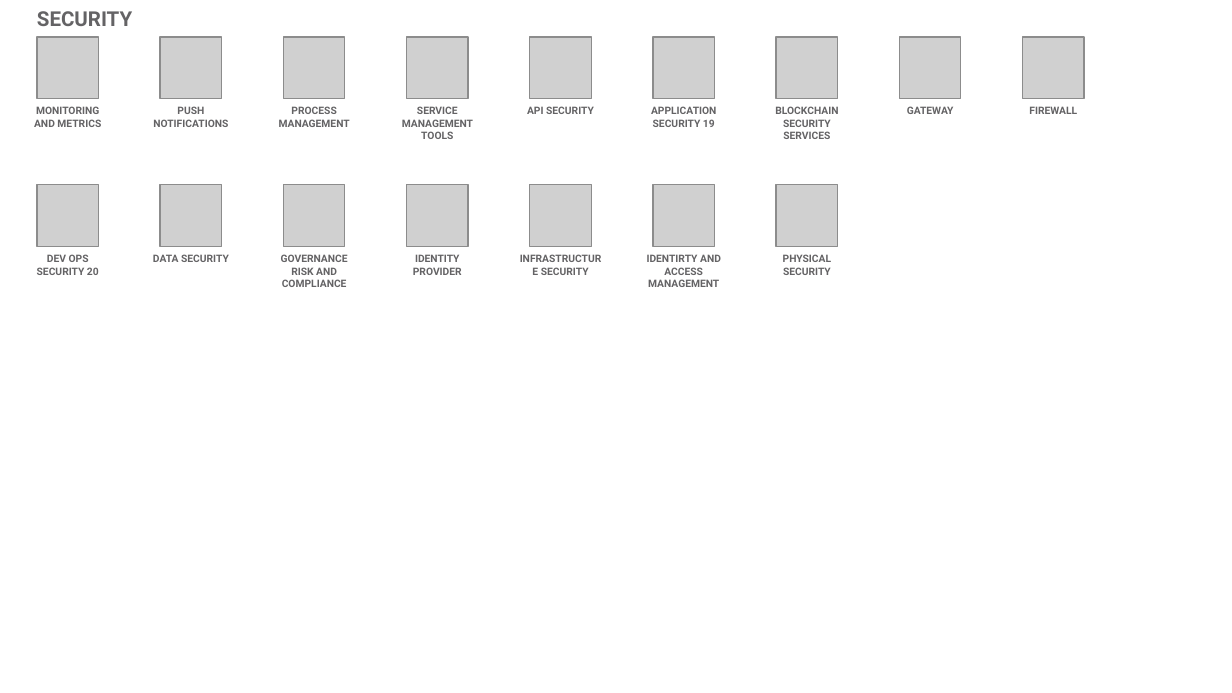
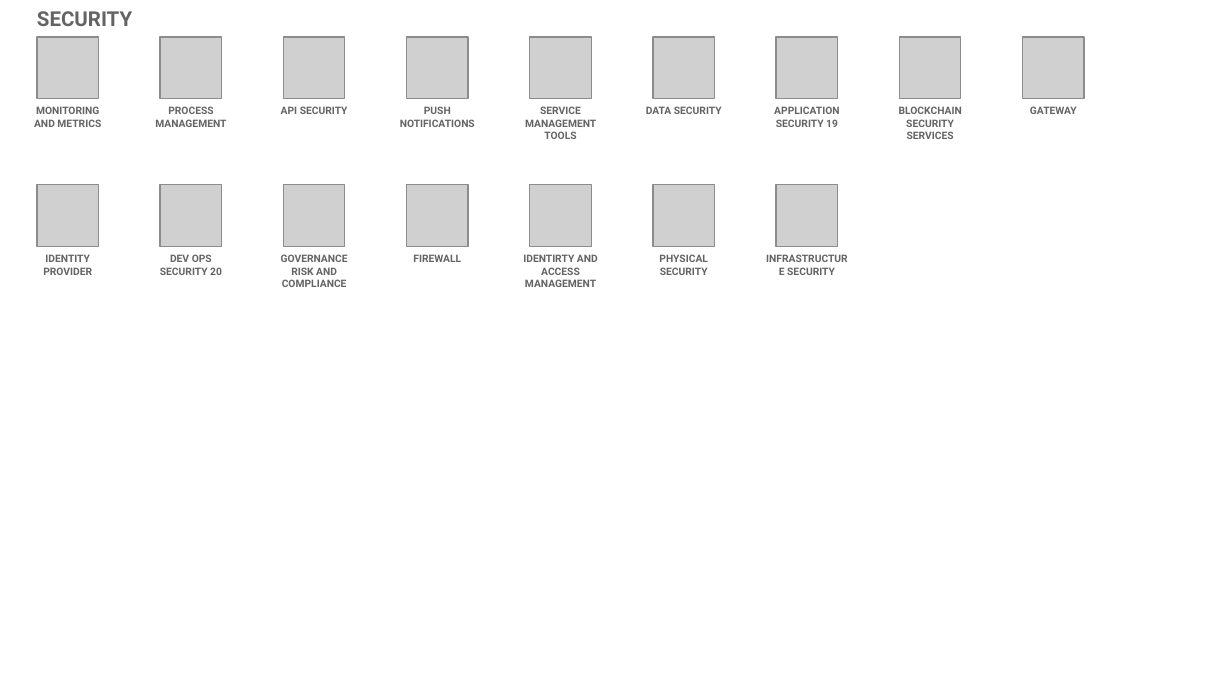
Before and after one commit to l2fprod/myarchitecture, a slide deck: slide 19 of mycatalog-architecture-diagram-template.pptx. Drawn at 1232x693 pixels with LibreOffice and Linux fonts; fonts in the diff are those of the drawing; grey boxes stand for pictures. Boxes give left, top, right and bottom in pixels: in the first picture for what was removed or moved away, otherwise in the second. Text is boxed around its words. In the diff, an @@ line names an element or a change of style, - is before the commit and + after.

```diff
--- a/mycatalog-architecture-diagram-template.pptx
+++ b/mycatalog-architecture-diagram-template.pptx
@@ text "PROCESS MANAGEMENT": place and size @@
-text "PROCESS MANAGEMENT" at bbox=[279, 106, 350, 127]
+text "PROCESS MANAGEMENT" at bbox=[155, 106, 226, 127]
@@ text "API SECURITY": place and size @@
-text "API SECURITY" at bbox=[527, 106, 594, 114]
+text "API SECURITY" at bbox=[281, 106, 348, 114]
@@ text "PUSH NOTIFICATIONS": place and size @@
-text "PUSH NOTIFICATIONS" at bbox=[153, 106, 228, 127]
+text "PUSH NOTIFICATIONS" at bbox=[400, 106, 475, 127]
@@ text at bbox=[646, 106, 722, 114]: text changed @@
-APPLICATION SECURITY 19
+DATA SECURITY
@@ text added at bbox=[774, 106, 839, 127], 6 pt, text #646365, bold @@
+APPLICATION SECURITY 19
@@ text removed at bbox=[1029, 106, 1077, 114] @@
-FIREWALL
@@ text added at bbox=[43, 254, 92, 275], 6 pt, text #646365, bold @@
+IDENTITY PROVIDER
@@ 4 texts: place and size @@
-4 texts at bbox=[37, 106, 954, 275]
+4 texts at bbox=[160, 106, 1077, 275]
@@ text removed at bbox=[153, 254, 229, 262] @@
-DATA SECURITY
@@ text at bbox=[413, 254, 461, 262]: text changed @@
-IDENTITY PROVIDER
+FIREWALL
@@ text "IDENTIRTY AND ACCESS MANAGEMENT": place and size @@
-text "IDENTIRTY AND ACCESS MANAGEMENT" at bbox=[647, 254, 721, 287]
+text "IDENTIRTY AND ACCESS MANAGEMENT" at bbox=[523, 254, 598, 287]
@@ text at bbox=[659, 254, 708, 275]: text changed @@
-INFRASTRUCTURE SECURITY
+PHYSICAL SECURITY
@@ text at bbox=[787, 267, 835, 275]: text changed @@
-PHYSICAL SECURITY
+INFRASTRUCTURE SECURITY
```
Also in this commit, not shown: 11 other slides changed, 1 slide added, 1 slide removed.
